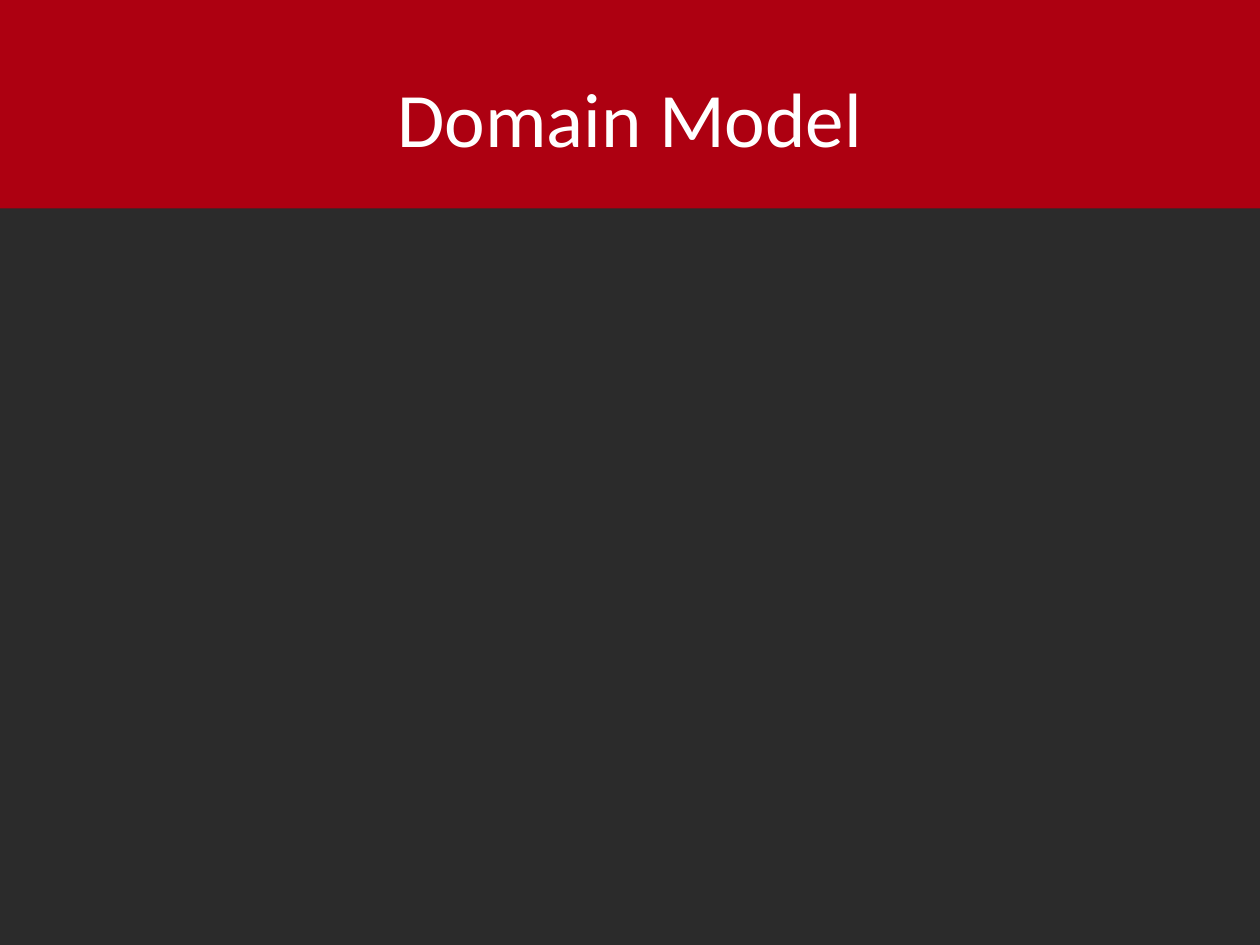
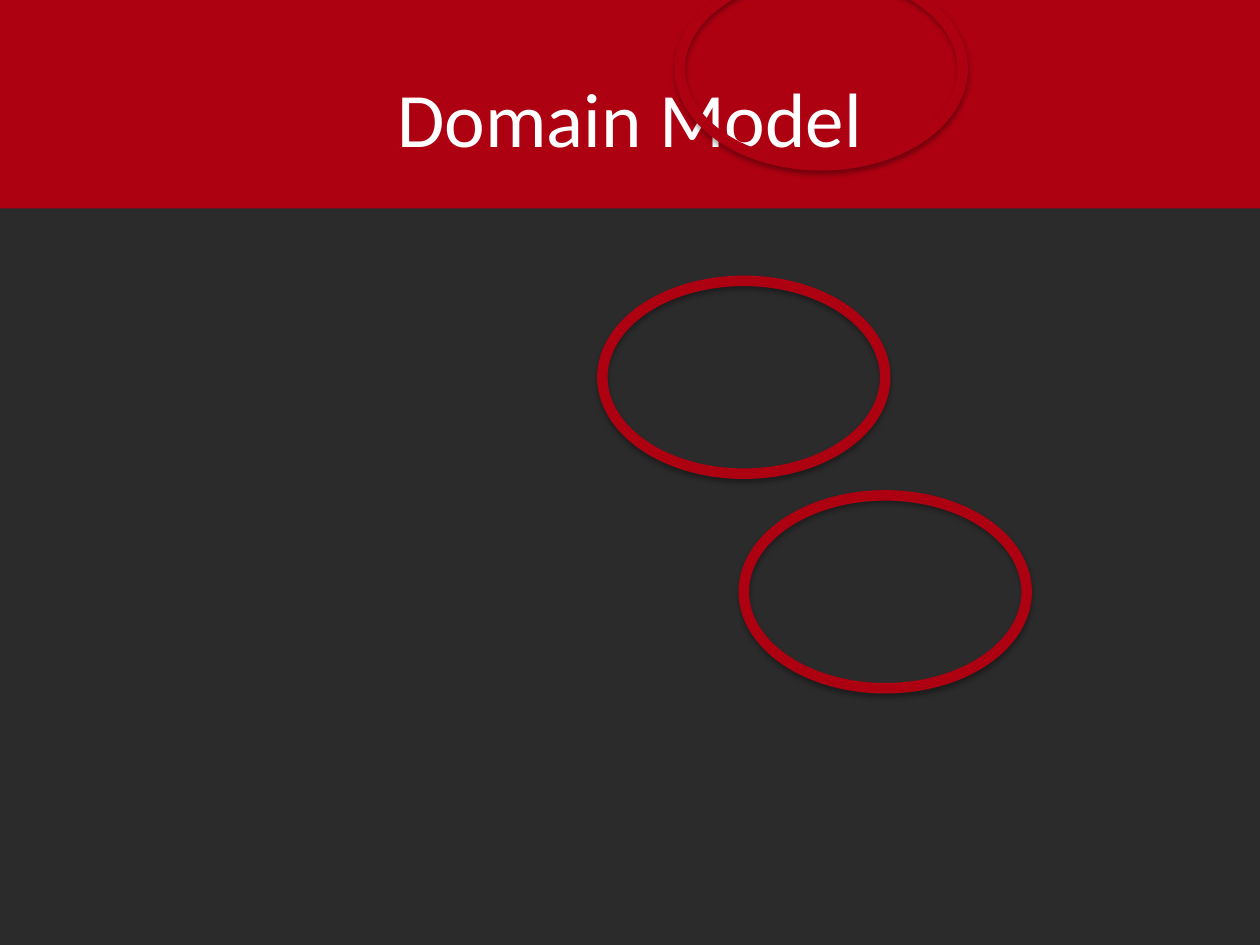
Before and after one commit to shylux/ch.bfh.bti7081.s2015.rot, a slide deck: slide 5 of doc/task07/design.pptx (slide 3 before the commit). Drawn at 1260x945 pixels with LibreOffice and Linux fonts; fonts in the diff are those of the drawing; background and template pictures are left out; a plain dark background stands for a picture behind light text. Boxes give left, top, right and bottom in pixels: in the first picture for what was removed or moved away, otherwise in the second. Text is boxed around its words. In the diff, an @@ line names an element or a change of style, - is before the commit and + after.

```diff
--- a/doc/task07/design.pptx
+++ b/doc/task07/design.pptx
@@ ellipse added at (x1=680, y1=0, x2=963, y2=165), outline #AD0011 6 pt @@
@@ ellipse added at (x1=602, y1=281, x2=885, y2=474), outline #AD0011 6 pt @@
@@ ellipse added at (x1=743, y1=495, x2=1026, y2=688), outline #AD0011 6 pt @@
```
Also in this commit, not shown: 6 other slides changed, 1 slide added, 2 other files.
